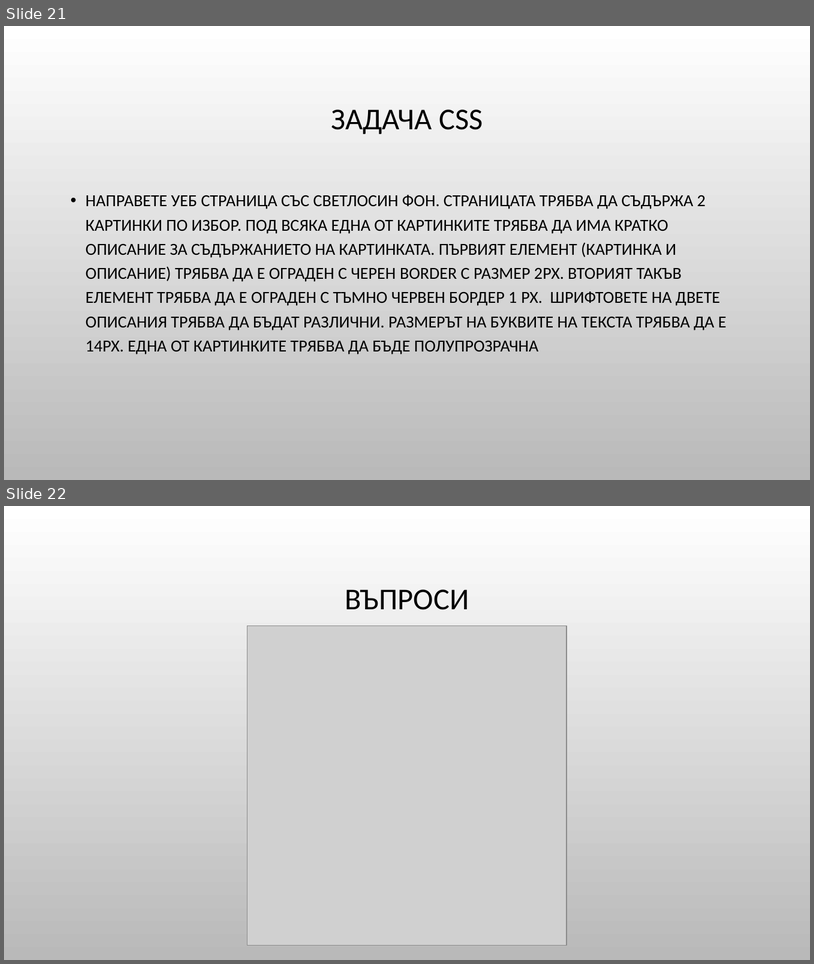
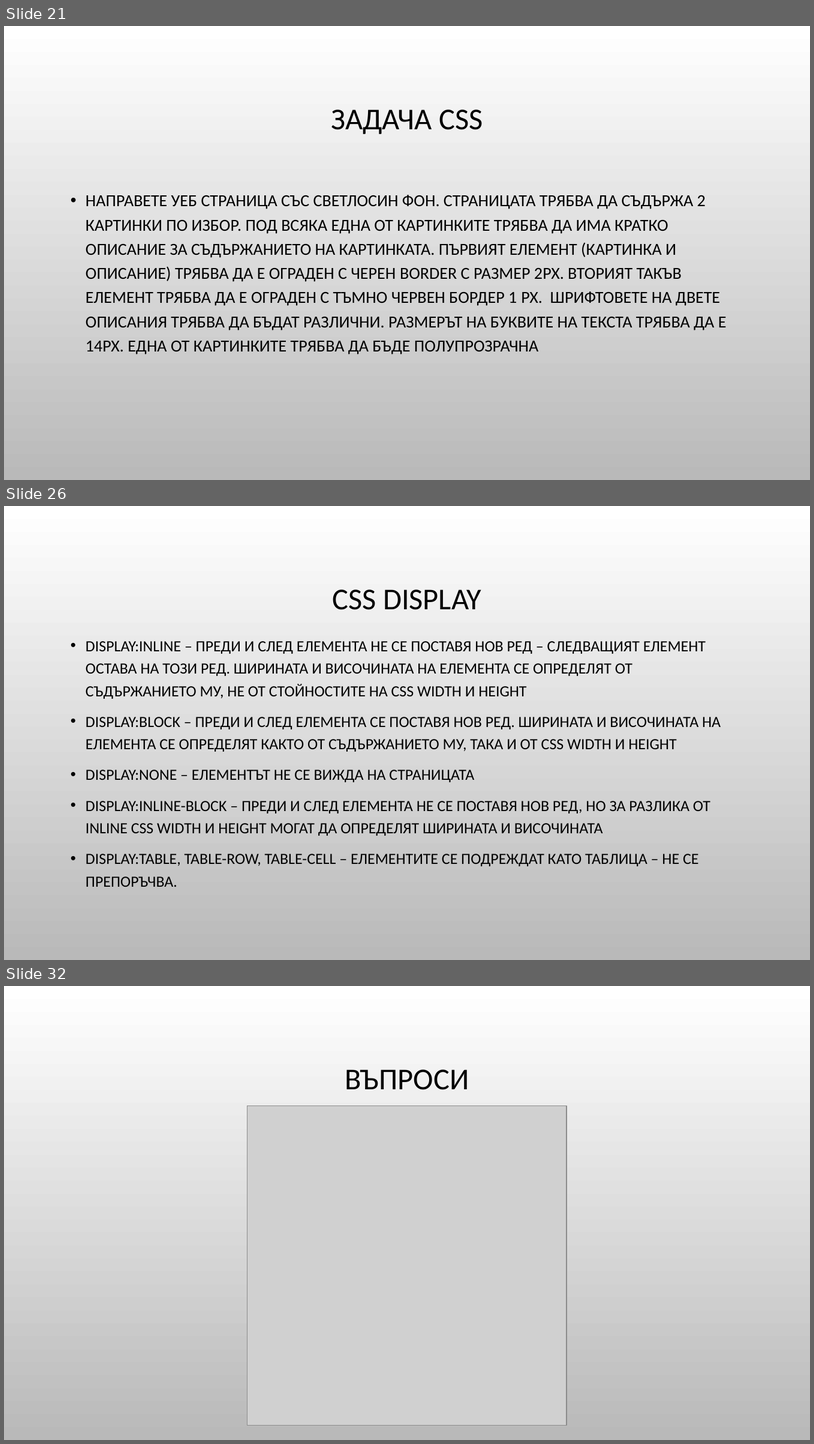
Before and after one commit to Bilyukov/php-mysql-course, a slide deck: 03.css-basics.pptx. Shown one above the other, each under a label of ours: slides 21 and 22 before the commit, slides 21, 26 and 32 after it; the slides between them are not shown. The pictures are 814x964 and 814x1444 pixels, drawn with LibreOffice and Linux fonts; fonts in the diff are those of the drawing; grey boxes stand for pictures; background and template pictures are left out. Boxes give left, top, right and bottom in pixels: in the first picture for what was removed or moved away, otherwise in the second. Text is boxed around its words. In the diff, an @@ line names an element or a change of style, - is before the commit and + after.

```diff
--- a/03.css-basics.pptx
+++ b/03.css-basics.pptx
@@ slide 26 added at bbox=[4, 506, 810, 960], background picture (left out) @@
@@ title added at bbox=[333, 589, 482, 610], 36 pt, text #000000 @@
+CSS DISPLAY
@@ text added at bbox=[86, 641, 721, 886], 18.5 pt, text #000000 @@
+• DISPLAY:INLINE – ПРЕДИ И СЛЕД ЕЛЕМЕНТА НЕ СЕ ПОСТАВЯ НОВ РЕД – СЛЕДВАЩИЯТ ЕЛЕМЕНТ ОСТАВА НА ТОЗИ РЕД. ШИРИНАТА И ВИСОЧИНАТА НА ЕЛЕМЕНТА СЕ ОПРЕДЕЛЯТ ОТ СЪДЪРЖАНИЕТО МУ, НЕ ОТ СТОЙНОСТИТЕ НА CSS WIDTH И HEIGHT
+• DISPLAY:BLOCK – ПРЕДИ И СЛЕД ЕЛЕМЕНТА СЕ ПОСТАВЯ НОВ РЕД. ШИРИНАТА И ВИСОЧИНАТА НА ЕЛЕМЕНТА СЕ ОПРЕДЕЛЯТ КАКТО ОТ СЪДЪРЖАНИЕТО МУ, ТАКА И ОТ CSS WIDTH И HEIGHT
+• DISPLAY:NONE – ЕЛЕМЕНТЪТ НЕ СЕ ВИЖДА НА СТРАНИЦАТА
+• DISPLAY:INLINE-BLOCK – ПРЕДИ И СЛЕД ЕЛЕМЕНТА НЕ СЕ ПОСТАВЯ НОВ РЕД, НО ЗА РАЗЛИКА ОТ INLINE CSS WIDTH И HEIGHT МОГАТ ДА ОПРЕДЕЛЯТ ШИРИНАТА И ВИСОЧИНАТА
+• DISPLAY:TABLE, TABLE-ROW, TABLE-CELL – ЕЛЕМЕНТИТЕ СЕ ПОДРЕЖДАТ КАТО ТАБЛИЦА – НЕ СЕ ПРЕПОРЪЧВА.
@@ what was slide 22 is now slide 32 @@
```
Also in this commit, not shown: 9 other slides added, 9 other files.
